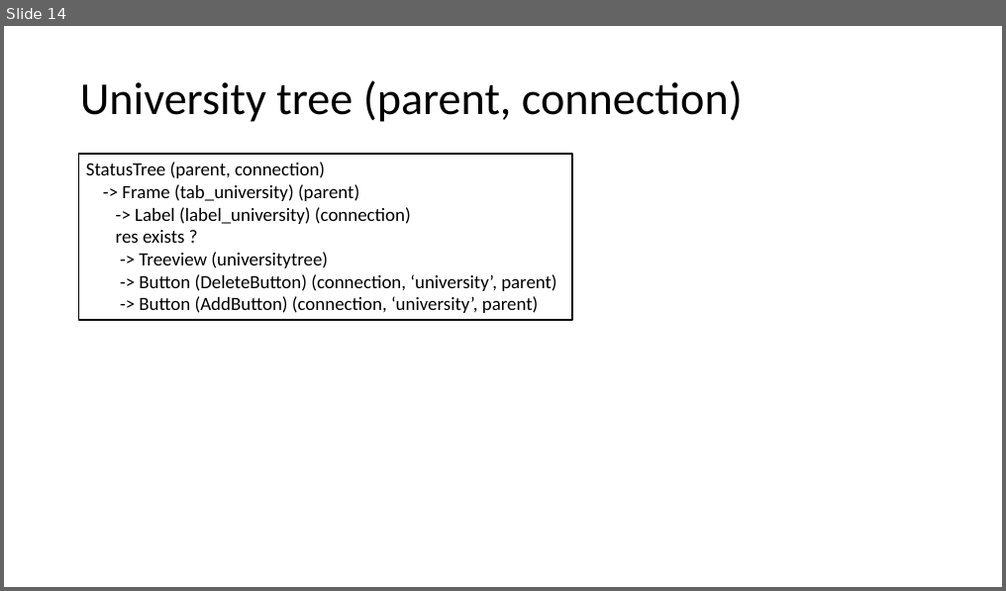
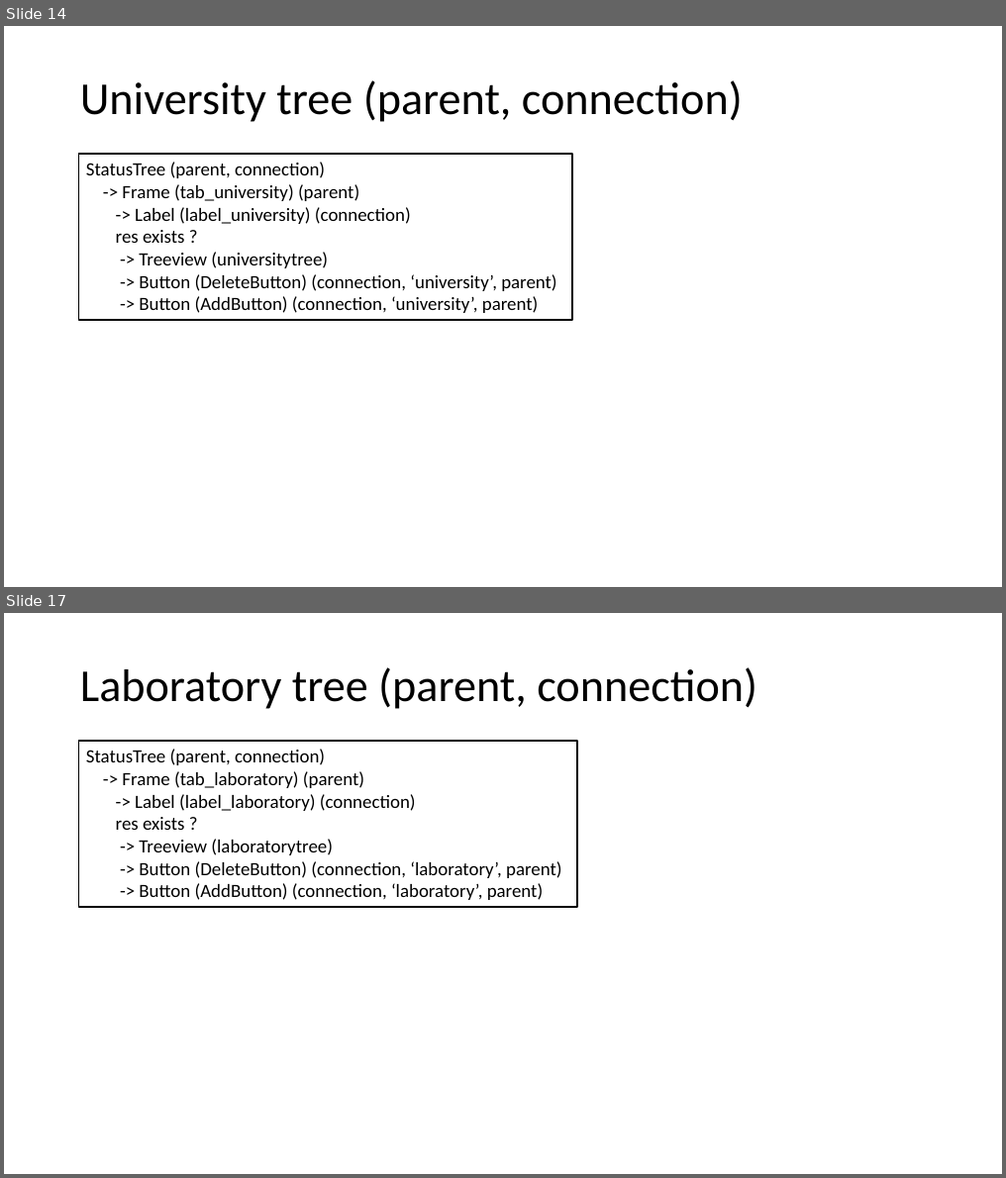
Before and after one commit to jcorain/CollaSci, a slide deck: GUI_schema.pptx. Shown one above the other, each under a label of ours: slide 14 before the commit, slides 14 and 17 after it; the slides between them are not shown. The pictures are 1006x591 and 1006x1178 pixels, drawn with LibreOffice and Linux fonts; fonts in the diff are those of the drawing. Boxes give left, top, right and bottom in pixels: in the first picture for what was removed or moved away, otherwise in the second. Text is boxed around its words. In the diff, an @@ line names an element or a change of style, - is before the commit and + after.

```diff
--- a/GUI_schema.pptx
+++ b/GUI_schema.pptx
@@ slide 17 added at [4,613,1002,1174], background #FFFFFF @@
@@ title added at [80,667,757,709], 44 pt, text #000000 @@
+Laboratory tree (parent, connection)
@@ rectangle added at [79,741,577,907], outline #000000 1.5 pt, 18 pt, text #000000 @@
+StatusTree (parent, connection)
+-> Frame (tab_laboratory) (parent)
+-> Label (label_laboratory) (connection)
+res exists ?
+-> Treeview (laboratorytree)
+-> Button (DeleteButton) (connection, ‘laboratory’, parent)
+-> Button (AddButton) (connection, ‘laboratory’, parent)
```
Also in this commit, not shown: 4 slides changed, 2 other slides added, 3 other files.
